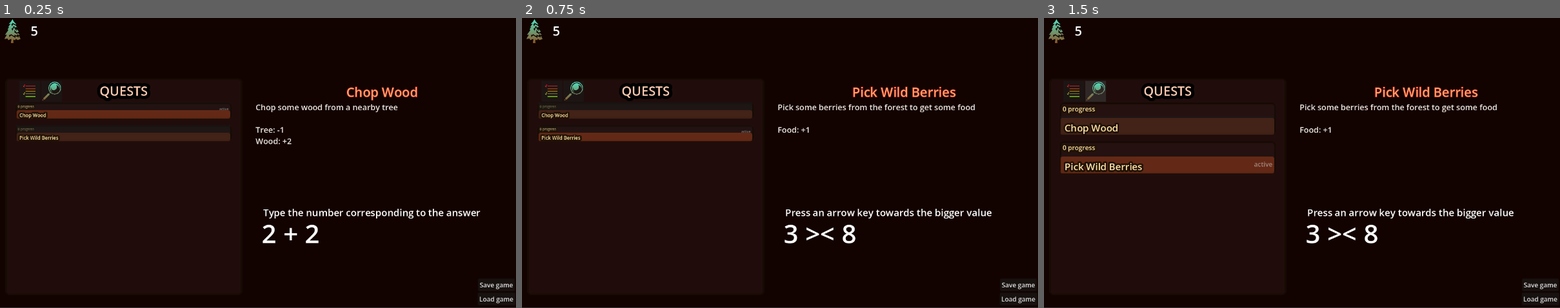
Above: before the commit, frames 1-3 (left to right).
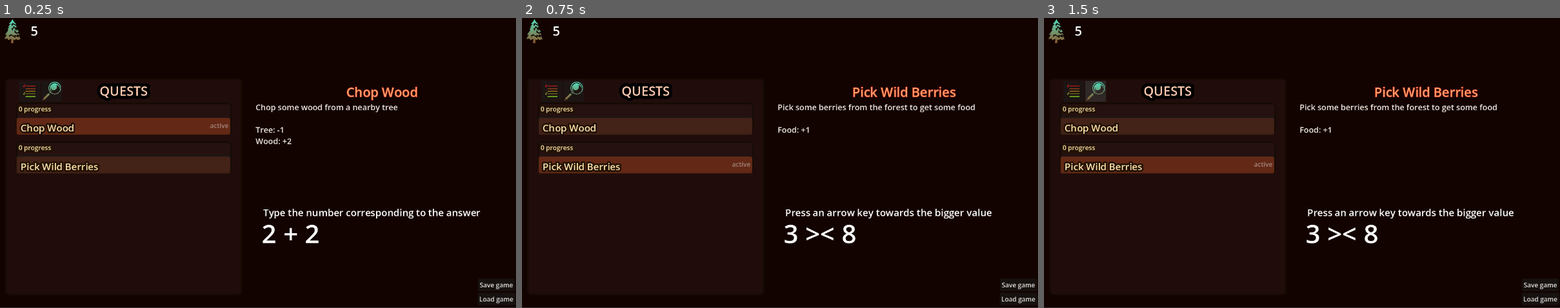
Above: after the commit, the same moments.

Repository: mark-chimes/mathcraft
Game: Godot game, scene res://main.tscn
Two runs of this game, one before a commit and one after it. Both use one fixed random seed, a clock stepped at 60 frames per second and the inputs below.
Inputs (mouse positions are in pixels of both pictures, inside the frame that each line leads up to; where the layout moved, square brackets give the same spot in the first picture):
- Up to frame 1 (0.25 s): no input
- Up to frame 2 (0.75 s): click (645, 163) [645, 131] at 0.5 s
- Up to frame 3 (1.5 s): click (1095, 90) at 1.25 s

The runs differ from the first frame. In frame 1, 6.2% of the frame differs, in the area x 3-45%, y 30-54%; in frame 2, 6.2%; in frame 3, nothing differs.

Commit message:
Start display on big size

Diff:
--- a/main.tscn
+++ b/main.tscn
@@ -57,6 +57,7 @@
 layout_mode = 1
 offset_top = -1.0
 offset_bottom = -1.0
+is_big_size = true
 
 [node name="CurrentQuestDisplay" type="Node2D" parent="Game/Quests" unique_id=670325124 node_paths=PackedStringArray("quest_name_label", "quest_description_label")]
 position = Vector2(619, 10)
